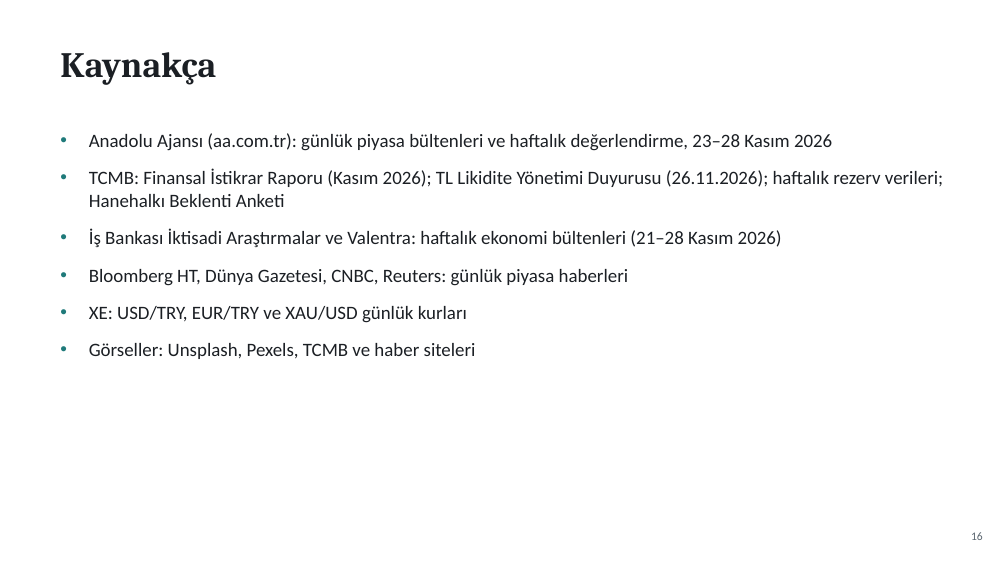
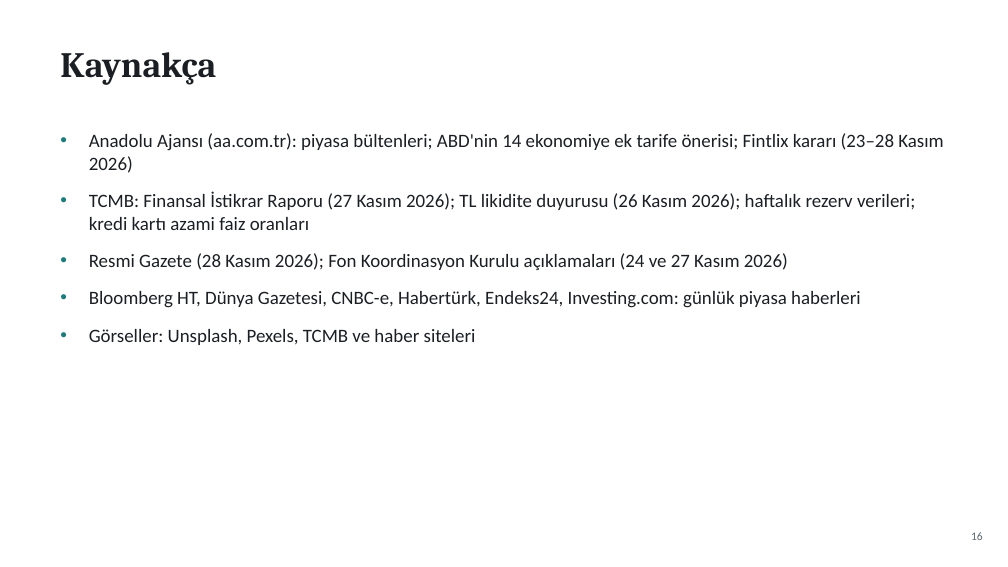
Before and after one commit to likyastudio/ikya-studios-ad, a slide deck: slide 16 of sunum/Haftalik_Ekonomi_Gundemi_Sade.pptx. Drawn at 1008x567 pixels with LibreOffice and Linux fonts; fonts in the diff are those of the drawing. Boxes give left, top, right and bottom in pixels: in the first picture for what was removed or moved away, otherwise in the second. Text is boxed around its words. In the diff, an @@ line names an element or a change of style, - is before the commit and + after.

```diff
--- a/sunum/Haftalik_Ekonomi_Gundemi_Sade.pptx
+++ b/sunum/Haftalik_Ekonomi_Gundemi_Sade.pptx
@@ text at (89, 133, 943, 308): text changed @@
-• Anadolu Ajansı (aa.com.tr): günlük piyasa bültenleri ve haftalık değerlendirme, 23–28 Kasım 2026
-• TCMB: Finansal İstikrar Raporu (Kasım 2026); TL Likidite Yönetimi Duyurusu (26.11.2026); haftalık rezerv verileri; Hanehalkı Beklenti Anketi
-• İş Bankası İktisadi Araştırmalar ve Valentra: haftalık ekonomi bültenleri (21–28 Kasım 2026)
-• Bloomberg HT, Dünya Gazetesi, CNBC, Reuters: günlük piyasa haberleri
-• XE: USD/TRY, EUR/TRY ve XAU/USD günlük kurları
+• Anadolu Ajansı (aa.com.tr): piyasa bültenleri; ABD'nin 14 ekonomiye ek tarife önerisi; Fintlix kararı (23–28 Kasım 2026)
+• TCMB: Finansal İstikrar Raporu (27 Kasım 2026); TL likidite duyurusu (26 Kasım 2026); haftalık rezerv verileri; kredi kartı azami faiz oranları
+• Resmi Gazete (28 Kasım 2026); Fon Koordinasyon Kurulu açıklamaları (24 ve 27 Kasım 2026)
+• Bloomberg HT, Dünya Gazetesi, CNBC-e, Habertürk, Endeks24, Investing.com: günlük piyasa haberleri
```
Also in this commit, not shown: 14 other slides changed, 1 slide added, 1 slide removed.
